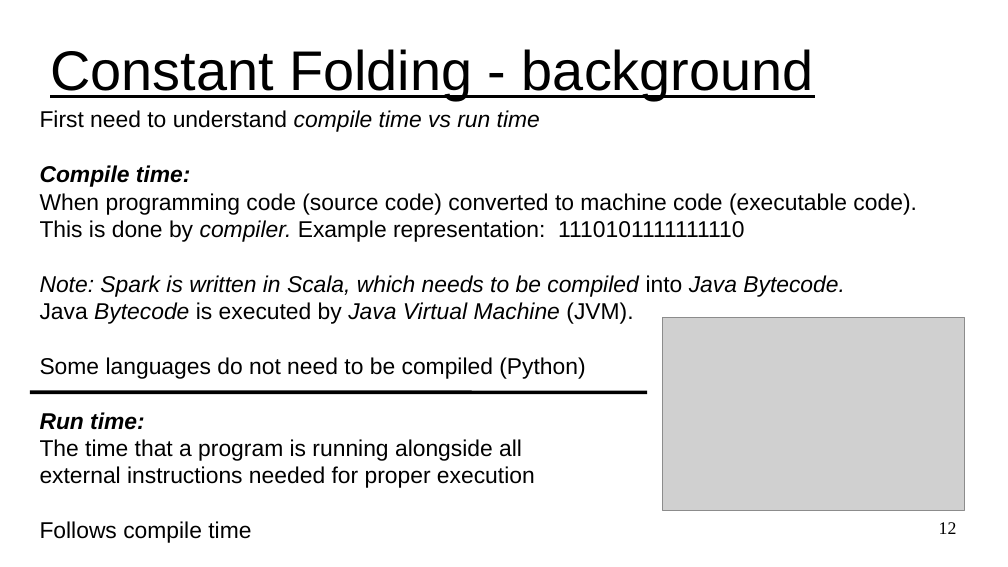
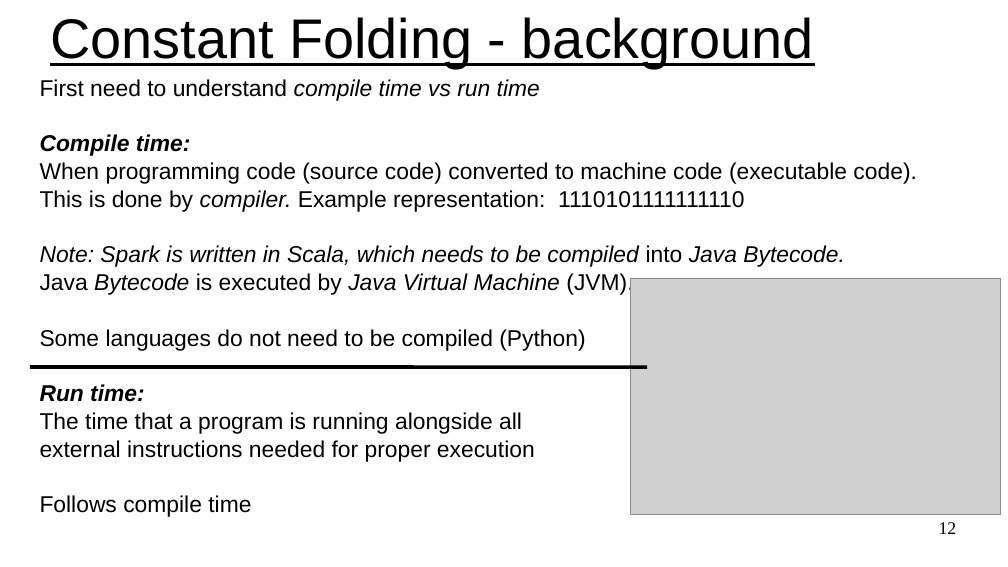
Before and after one commit to UVADS/distributed_computing, a slide deck: slide 12 of 03_dataframes_and_spark_sql/content_catalyst_optimizer/calalyst_optimizer_for_spark_sql.ppt. Drawn at 1008x567 pixels with LibreOffice and Linux fonts; fonts in the diff are those of the drawing; grey boxes stand for pictures. Boxes give left, top, right and bottom in pixels: in the first picture for what was removed or moved away, otherwise in the second. Text is boxed around its words. In the diff, an @@ line names an element or a change of style, - is before the commit and + after.

```diff
--- a/03_dataframes_and_spark_sql/content_catalyst_optimizer/calalyst_optimizer_for_spark_sql.ppt
+++ b/03_dataframes_and_spark_sql/content_catalyst_optimizer/calalyst_optimizer_for_spark_sql.ppt
@@ title "Constant Folding - background": place and size @@
-title "Constant Folding - background" at [50, 49, 814, 100]
+title "Constant Folding - background" at [50, 17, 814, 68]
@@ subtitle "First need to understand compile ..." rewrapped from [40, 165, 917, 543] to [40, 134, 917, 517] @@
@@ picture: place and size @@
-picture at [663, 317, 965, 510]
+picture at [630, 278, 1001, 515]
@@ line moved from (30, 392) - (648, 392) to (30, 367) - (648, 368) @@
```
Also in this commit, not shown: 3 other slides changed, 2 other files.
